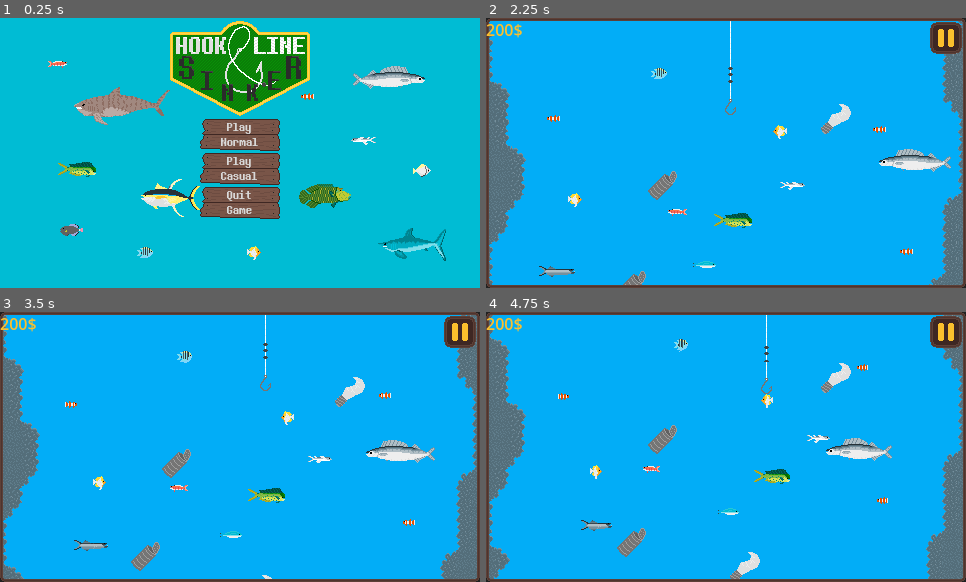
Above: before the commit, frames 1-4 (two rows, left to right).
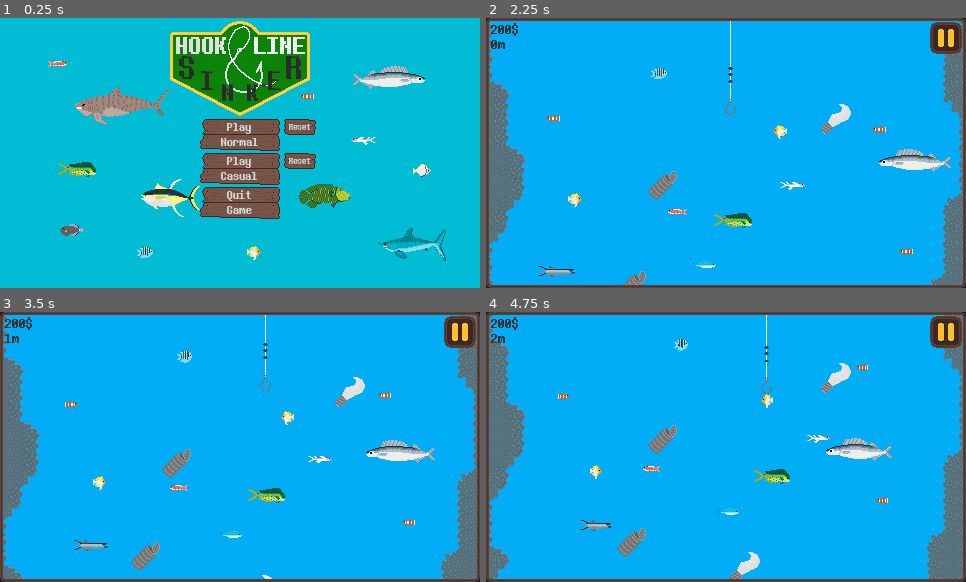
Above: after the commit, the same moments.

Repository: RaddiZeCat/HookLineAndSinkerGodot
Game: Godot game, scene res://Maps/main_menu.tscn
Same seed, same stepped clock (60 frames per second), same inputs: the game is played once before the commit and once after it. Sound files missing from this copy of the repository are replaced by a short silence.
Inputs (mouse positions are in pixels of both pictures, inside the frame that each line leads up to):
- Up to frame 1 (0.25 s): no input
- Up to frame 2 (2.25 s): click (783, 126) at 0.5 s, where only the run after the commit has a clickable "Reset"; click (783, 161) at 1.25 s, where only the run after the commit has a clickable "Reset"; click "Play Normal" at 2 s
- Up to frame 3 (3.5 s): move the mouse to (345, 433) at 2.77 s; press the mouse at (345, 433) at 2.78 s; hold D (move_right) from 2.78 s (still down)
- Up to frame 4 (4.75 s): move the mouse to (630, 460) at 3.52 s; release D (move_right) at 3.53 s; release the mouse at (630, 460) at 3.53 s; hold S (move_down) 3.53-4.28 s; click (630, 460) at 3.6 s; move the mouse to (774, 387) at 4.27 s; press the mouse at (774, 387) at 4.28 s; hold D (move_right) from 4.28 s (still down)

The runs differ from the first frame. In frame 1, 0.7% of the frame differs, in the area x 59-66%, y 37-56%; in frame 2, 0.3%; in frame 3, 0.3%; in frame 4, 0.3%.

Commit message:
manual reset

Diff:
--- a/Code/main_menu.gd
+++ b/Code/main_menu.gd
@@ -36,3 +36,34 @@
 
 func _on_audio_stream_player_finished():
 	$AudioStreamPlayer.play()
+
+
+func _on_button_4_pressed(): #reset normal
+	reset()
+	Globals.current_save = normal_save
+	Globals.save_game()
+	click()
+
+
+func _on_button_5_pressed(): #reset casual
+	reset()
+	Globals.current_save = casual_save
+	Globals.save_game()
+	click()
+
+func reset():
+	Globals.hook_state = 1		#max 3
+	Globals.line_state = 1		#max 4
+	Globals.sinker_state = 1 	#max 3
+
+	Globals.money = 200		#currency
+	Globals.boat_owned = false	#if true disable running costs
+
+	Globals.hook_2_owned = false
+	Globals.hook_3_owned = false
+	Globals.line_2_owned = false
+	Globals.line_3_owned = false
+	Globals.line_4_owned = false
+	Globals.sinker_2_owned = false
+	Globals.sinker_3_owned = false
+	print("reset")
--- a/Code/ocean_scene.gd
+++ b/Code/ocean_scene.gd
@@ -21,6 +21,7 @@
 @onready var boat_text_1 = $"Camera2D/Control/Game Over Menu/Boat Cost Text"
 @onready var boat_text_2 = $"Camera2D/Control/Fish Caught Menu/VBoxContainer/Boat Cost Text2"
 @onready var fish_name = $"Camera2D/Control/Fish Caught Menu/VBoxContainer/RichTextLabel3"
+@onready var depth_text = $Camera2D/Control/DepthText
 
 
 enum State{SINKING,RISING}
@@ -28,6 +29,7 @@
 var players
 var fish
 var money
+var depth
 
 func _ready():
 	SceneSwitcher.reload()
@@ -48,6 +50,12 @@
 	else:
 		state = State.RISING
 
+	if DepthCharge.position.y >= 0:
+		depth = int(DepthCharge.position.y / 20)
+		depth_text.set_text(str(depth,"m"))
+	else:
+		depth_text.set_text(str(0,"m"))
+
 func click():
 	$AudioStreamPlayer2.play()
 
@@ -67,6 +75,8 @@
 	print(fish)
 	fish_caught_screen.show()
 	$Camera2D/Control/ButtonPause.visible = false
+	$Camera2D/Control/DepthText.visible = false
+	$Hook.visible = false
 	#use fish to dertermine money gathered and declare fish values here (exmp. clownfish = 10)
 	if fish == "clownfish":
 		Globals.money = Globals.money + 10
@@ -168,7 +178,9 @@
 	else:
 		pass
 	game_over_screen.show()
+	$Camera2D/Control/DepthText.visible = false
 	$Camera2D/Control/ButtonPause.visible = false
+	$Hook.visible = false
 	ingame_purse.visible = false
 	if Globals.money <= 0:
 		print("Broke")
--- a/Maps/main_menu.tscn
+++ b/Maps/main_menu.tscn
@@ -6,6 +6,7 @@
 [ext_resource type="AudioStream" uid="uid://fqgrvw4yaycx" path="res://Audio/Temporary/Sound/ES_Impact Wood 1 - SFX Producer.wav" id="3_77561"]
 [ext_resource type="FontFile" uid="uid://c3nn573cqpuwl" path="res://Assets/Extras/8bitoperator_jve.ttf" id="3_mvntq"]
 [ext_resource type="Texture2D" uid="uid://7crlfome1lly" path="res://Assets/UI/Board.png" id="4_pfv6o"]
+[ext_resource type="Texture2D" uid="uid://bh6seooomkwpj" path="res://Assets/UI/Board3.png" id="5_xs3sm"]
 [ext_resource type="Texture2D" uid="uid://cuunk22scl0hd" path="res://Assets/Fish/Clownfish.png" id="6_o060q"]
 [ext_resource type="Texture2D" uid="uid://dsyt5geemklri" path="res://Assets/Fish/Flyingfish.png" id="7_iktra"]
 [ext_resource type="Script" path="res://Code/MenuFish.gd" id="7_io4mq"]
@@ -183,6 +184,57 @@
 icon_alignment = 1
 metadata/_edit_use_anchors_ = true
 
+[node name="Button4" type="Button" parent="Camera2D/Control"]
+layout_mode = 1
+anchors_preset = -1
+anchor_left = 0.625333
+anchor_top = 0.403259
+anchor_right = 0.625333
+anchor_bottom = 0.403259
+offset_left = -20.16
+offset_top = -11.88
+offset_right = 19.84
+offset_bottom = 12.12
+theme_override_colors/font_color = Color(0.847059, 0.847059, 0.847059, 1)
+theme_override_colors/font_pressed_color = Color(1, 1, 1, 1)
+theme_override_colors/font_hover_color = Color(1, 1, 1, 1)
+theme_override_colors/font_focus_color = Color(1, 1, 1, 1)
+theme_override_colors/font_hover_pressed_color = Color(1, 1, 1, 1)
+theme_override_fonts/font = ExtResource("3_mvntq")
+theme_override_font_sizes/font_size = 10
+theme_override_styles/focus = SubResource("StyleBoxEmpty_ae85x")
+text = "Reset"
+icon = ExtResource("5_xs3sm")
+flat = true
+icon_alignment = 1
+metadata/_edit_use_anchors_ = true
+
+[node name="Button5" type="Button" parent="Camera2D/Control"]
+layout_mode = 1
+anchors_preset = -1
+anchor_left = 0.625333
+anchor_top = 0.529185
+anchor_right = 0.625333
+anchor_bottom = 0.529185
+offset_left = -20.16
+offset_top = -11.88
+offset_right = 19.84
+offset_bottom = 12.12
+grow_horizontal = 2
+theme_override_colors/font_color = Color(0.847059, 0.847059, 0.847059, 1)
+theme_override_colors/font_pressed_color = Color(1, 1, 1, 1)
+theme_override_colors/font_hover_color = Color(1, 1, 1, 1)
+theme_override_colors/font_focus_color = Color(1, 1, 1, 1)
+theme_override_colors/font_hover_pressed_color = Color(1, 1, 1, 1)
+theme_override_fonts/font = ExtResource("3_mvntq")
+theme_override_font_sizes/font_size = 10
+theme_override_styles/focus = SubResource("StyleBoxEmpty_ae85x")
+text = "Reset"
+icon = ExtResource("5_xs3sm")
+flat = true
+icon_alignment = 1
+metadata/_edit_use_anchors_ = true
+
 [node name="AudioStreamPlayer" type="AudioStreamPlayer" parent="."]
 stream = ExtResource("2_5t7ot")
 volume_db = -10.103
@@ -350,4 +402,6 @@
 [connection signal="pressed" from="Camera2D/Control/Button" to="." method="_on_button_pressed"]
 [connection signal="pressed" from="Camera2D/Control/Button2" to="." method="_on_button_2_pressed"]
 [connection signal="pressed" from="Camera2D/Control/Button3" to="." method="_on_button_3_pressed"]
+[connection signal="pressed" from="Camera2D/Control/Button4" to="." method="_on_button_4_pressed"]
+[connection signal="pressed" from="Camera2D/Control/Button5" to="." method="_on_button_5_pressed"]
 [connection signal="finished" from="AudioStreamPlayer" to="." method="_on_audio_stream_player_finished"]
--- a/Maps/ocean_scene.tscn
+++ b/Maps/ocean_scene.tscn
@@ -37,6 +37,7 @@
 [ext_resource type="PackedScene" uid="uid://b2l8k22dfngmd" path="res://Prefabs/grubfish.tscn" id="25_by5vp"]
 [ext_resource type="PackedScene" uid="uid://c2m5mksvedjsw" path="res://Prefabs/pyramid.tscn" id="26_yfipt"]
 [ext_resource type="PackedScene" uid="uid://d6iwi5w7342q" path="res://Prefabs/seargant.tscn" id="27_kok5f"]
+[ext_resource type="Texture2D" uid="uid://drsyhkhr7n3ah" path="res://Assets/Environment/UnderwaterAssets.png" id="27_mkcqa"]
 [ext_resource type="PackedScene" uid="uid://pajwutfla4pe" path="res://Prefabs/triggerfish.tscn" id="28_811y7"]
 [ext_resource type="PackedScene" uid="uid://bnyy22nas5adi" path="res://Prefabs/yellowfin.tscn" id="30_jxxx1"]
 [ext_resource type="PackedScene" uid="uid://bjdq1dk4vy0k" path="res://Prefabs/marlin.tscn" id="31_ec43r"]
@@ -462,6 +463,24 @@
 }
 point_count = 7
 
+[sub_resource type="Curve2D" id="Curve2D_3rw03"]
+_data = {
+"points": PackedVector2Array(0, 0, 0, 0, 150, 956, 0, 0, 0, 0, 181, 914, 0, 0, 0, 0, 232, 946, 0, 0, 0, 0, 150, 956)
+}
+point_count = 4
+
+[sub_resource type="Curve2D" id="Curve2D_vjf1j"]
+_data = {
+"points": PackedVector2Array(0, 0, 0, 0, -34, 1083, 0, 0, 0, 0, -5, 1144, 0, 0, 0, 0, 86, 1102, 0, 0, 0, 0, 40, 1065, 0, 0, 0, 0, -34, 1083)
+}
+point_count = 5
+
+[sub_resource type="Curve2D" id="Curve2D_xgmw5"]
+_data = {
+"points": PackedVector2Array(0, 0, 0, 0, 330, 1074, 0, 0, 0, 0, 258, 1127, 0, 0, 0, 0, 206, 1071, 0, 0, 0, 0, 298, 1047, 0, 0, 0, 0, 330, 1073, 0, 0, 0, 0, 330, 1074)
+}
+point_count = 6
+
 [node name="OceanScene" type="Node2D"]
 process_mode = 1
 script = ExtResource("1_i2hc8")
@@ -510,10 +529,25 @@
 texture = ExtResource("3_05cf3")
 
 [node name="Ingame Purse" type="RichTextLabel" parent="Camera2D/Control"]
-modulate = Color(0.984314, 0.752941, 0.176471, 1)
 layout_mode = 0
-offset_right = 40.0
-offset_bottom = 40.0
+offset_left = 5.0
+offset_top = 3.0
+offset_right = 45.0
+offset_bottom = 43.0
+theme_override_colors/default_color = Color(0.192157, 0.192157, 0.192157, 1)
+theme_override_fonts/normal_font = ExtResource("6_2f7jt")
+fit_content = true
+scroll_active = false
+autowrap_mode = 0
+
+[node name="DepthText" type="RichTextLabel" parent="Camera2D/Control"]
+layout_mode = 0
+offset_left = 5.0
+offset_top = 18.0
+offset_right = 45.0
+offset_bottom = 58.0
+theme_override_colors/default_color = Color(0.192157, 0.192157, 0.192157, 1)
+theme_override_fonts/normal_font = ExtResource("6_2f7jt")
 fit_content = true
 scroll_active = false
 autowrap_mode = 0
@@ -1347,6 +1381,76 @@
 position = Vector2(120, -83)
 shape = SubResource("RectangleShape2D_0hyb7")
 
+[node name="FloorAssets" type="Node" parent="."]
+
+[node name="Deco3" type="Sprite2D" parent="FloorAssets"]
+position = Vector2(260, 1892)
+texture = ExtResource("27_mkcqa")
+hframes = 4
+frame = 2
+
+[node name="Deco4" type="Sprite2D" parent="FloorAssets"]
+position = Vector2(35, 1893)
+texture = ExtResource("27_mkcqa")
+hframes = 4
+frame = 2
+
+[node name="Deco5" type="Sprite2D" parent="FloorAssets"]
+position = Vector2(160, 1892)
+texture = ExtResource("27_mkcqa")
+hframes = 4
+frame = 3
+
+[node name="Deco11" type="Sprite2D" parent="FloorAssets"]
+position = Vector2(315, 1896)
+texture = ExtResource("27_mkcqa")
+hframes = 4
+
+[node name="Deco10" type="Sprite2D" parent="FloorAssets"]
+position = Vector2(232, 1893)
+texture = ExtResource("27_mkcqa")
+hframes = 4
+
+[node name="Deco" type="Sprite2D" parent="FloorAssets"]
+position = Vector2(-88, 1893)
+texture = ExtResource("27_mkcqa")
+hframes = 4
+
+[node name="Deco6" type="Sprite2D" parent="FloorAssets"]
+position = Vector2(-3, 1893)
+texture = ExtResource("27_mkcqa")
+hframes = 4
+frame = 1
+
+[node name="Deco7" type="Sprite2D" parent="FloorAssets"]
+position = Vector2(62, 1890)
+texture = ExtResource("27_mkcqa")
+hframes = 4
+frame = 1
+
+[node name="Deco8" type="Sprite2D" parent="FloorAssets"]
+position = Vector2(125, 1892)
+texture = ExtResource("27_mkcqa")
+hframes = 4
+
+[node name="Deco9" type="Sprite2D" parent="FloorAssets"]
+position = Vector2(187, 1891)
+texture = ExtResource("27_mkcqa")
+hframes = 4
+frame = 1
+
+[node name="Deco2" type="Sprite2D" parent="FloorAssets"]
+position = Vector2(-56, 1892)
+texture = ExtResource("27_mkcqa")
+hframes = 4
+frame = 3
+
+[node name="Deco12" type="Sprite2D" parent="FloorAssets"]
+position = Vector2(278, 1893)
+texture = ExtResource("27_mkcqa")
+hframes = 4
+frame = 1
+
 [node name="Fish&Paths" type="Node" parent="."]
 
 [node name="Trash that floats around" type="Node" parent="Fish&Paths"]
@@ -2175,6 +2279,7 @@
 
 [node name="Path2D" type="Path2D" parent="Fish&Paths/Moonfish4"]
 curve = SubResource("Curve2D_0lj6q")
+script = ExtResource("5_w1pj5")
 
 [node name="PathFollow2D" type="PathFollow2D" parent="Fish&Paths/Moonfish4/Path2D"]
 position = Vector2(144, 897)
@@ -2264,7 +2369,49 @@
 position = Vector2(-71, 1107)
 rotation = -2.28489
 
-[node name="Node7" type="Node" parent="Fish&Paths"]
+[node name="Birdnosed5" type="Node" parent="Fish&Paths"]
+
+[node name="Clownfish" parent="Fish&Paths/Birdnosed5" node_paths=PackedStringArray("PathPoint") instance=ExtResource("32_v5x4y")]
+position = Vector2(150, 957)
+PathPoint = NodePath("../Path2D/PathFollow2D")
+
+[node name="Path2D" type="Path2D" parent="Fish&Paths/Birdnosed5"]
+curve = SubResource("Curve2D_3rw03")
+script = ExtResource("5_w1pj5")
+
+[node name="PathFollow2D" type="PathFollow2D" parent="Fish&Paths/Birdnosed5/Path2D"]
+position = Vector2(150, 956)
+rotation = -0.934958
+
+[node name="Grubfish5" type="Node" parent="Fish&Paths"]
+
+[node name="Clownfish" parent="Fish&Paths/Grubfish5" node_paths=PackedStringArray("PathPoint") instance=ExtResource("25_by5vp")]
+position = Vector2(-34, 1082)
+PathPoint = NodePath("../Path2D/PathFollow2D")
+
+[node name="Path2D" type="Path2D" parent="Fish&Paths/Grubfish5"]
+curve = SubResource("Curve2D_vjf1j")
+script = ExtResource("5_w1pj5")
+
+[node name="PathFollow2D" type="PathFollow2D" parent="Fish&Paths/Grubfish5/Path2D"]
+position = Vector2(-34, 1083)
+rotation = 1.12701
+
+[node name="Lunar5" type="Node" parent="Fish&Paths"]
+
+[node name="Clownfish" parent="Fish&Paths/Lunar5" node_paths=PackedStringArray("PathPoint") instance=ExtResource("34_xeyti")]
+position = Vector2(330, 1074)
+PathPoint = NodePath("../Path2D/PathFollow2D")
+
+[node name="Path2D" type="Path2D" parent="Fish&Paths/Lunar5"]
+curve = SubResource("Curve2D_xgmw5")
+script = ExtResource("5_w1pj5")
+
+[node name="PathFollow2D" type="PathFollow2D" parent="Fish&Paths/Lunar5/Path2D"]
+position = Vector2(330, 1074)
+rotation = 2.50704
+
+[node name="Node10" type="Node" parent="Fish&Paths"]
 
 [connection signal="pressed" from="Camera2D/Control/ButtonPause" to="." method="_on_button_pause_pressed"]
 [connection signal="pressed" from="Camera2D/Control/Menu Paused/ButtonUnpause" to="." method="_on_button_unpause_pressed"]
Binary file changed: Assets/Environment/Blue.png
Binary file added: Assets/UI/Board3.png
Not shown, added: Assets/UI/Board3.png.import
Not shown: 1 places in Maps/main_menu.tscn that only renumber resources
Not shown: 1 places in Maps/ocean_scene.tscn that only renumber resources
